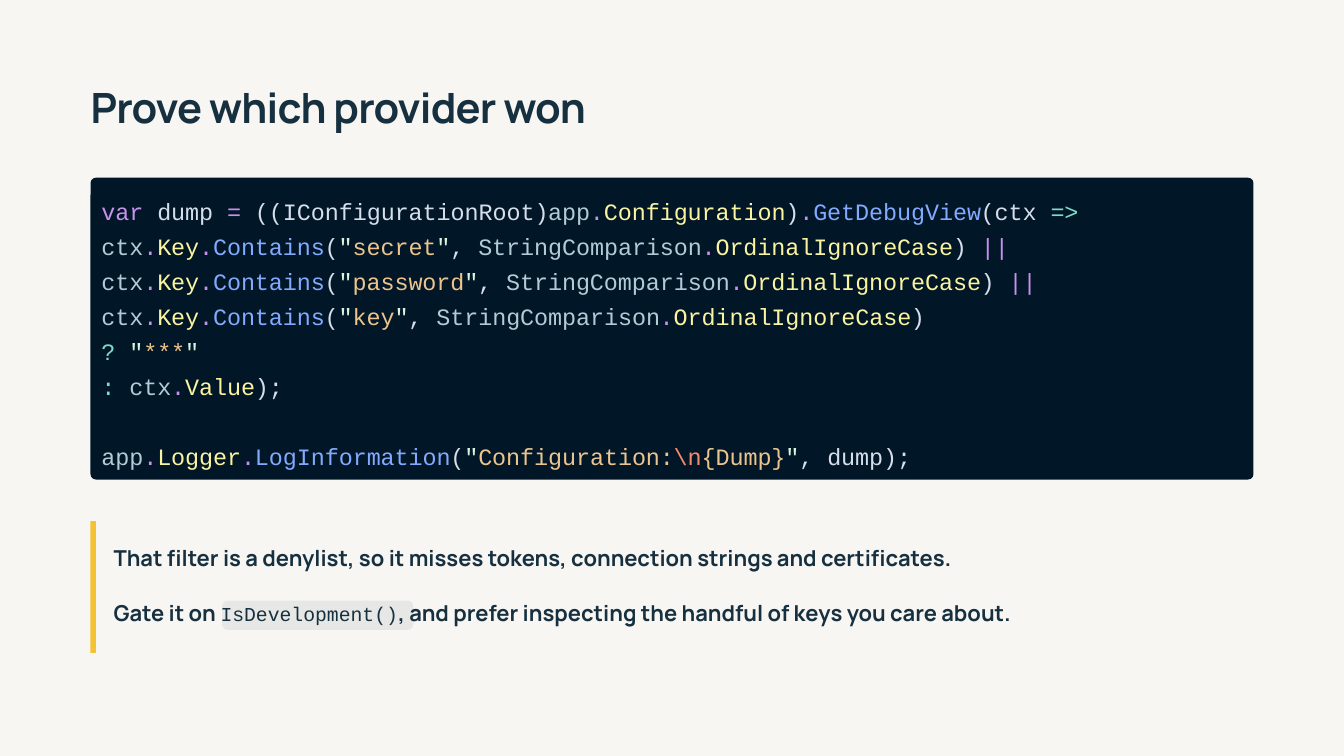
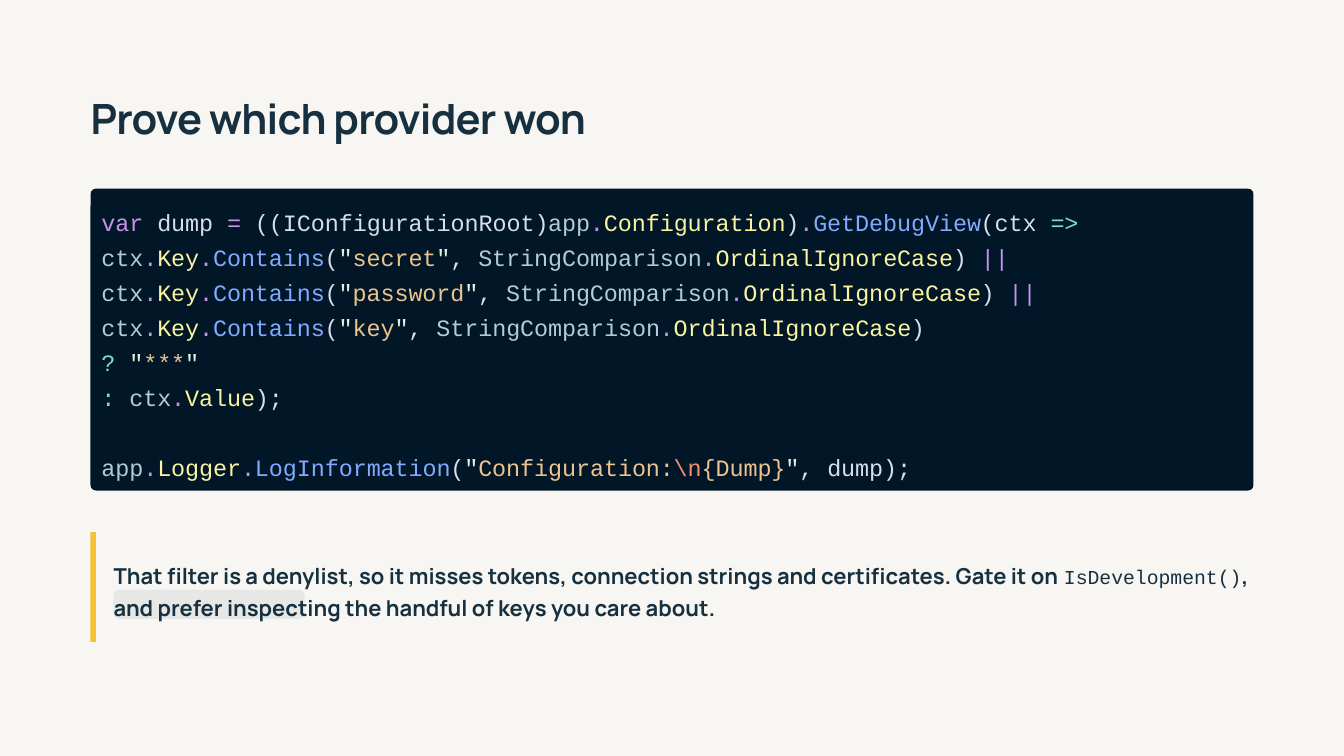
Before and after one commit to 1kevgriff/modern-dotnet-configuration, a slide deck: slide 27 of slides/modern-dotnet-configuration.pptx. Drawn at 1344x756 pixels with LibreOffice and Linux fonts; fonts in the diff are those of the drawing. Boxes give left, top, right and bottom in pixels: in the first picture for what was removed or moved away, otherwise in the second. Text is boxed around its words. In the diff, an @@ line names an element or a change of style, - is before the commit and + after.

```diff
--- a/slides/modern-dotnet-configuration.pptx
+++ b/slides/modern-dotnet-configuration.pptx
@@ 2 texts, 1 rounded rectangle: place and size @@
-2 texts, 1 rounded rectangle at [91, 92, 1253, 479]
+2 texts, 1 rounded rectangle at [91, 103, 1253, 490]
@@ rectangle: place and size @@
-rectangle at [91, 521, 96, 653]
+rectangle at [91, 532, 96, 641]
@@ text at [114, 568, 1242, 622]: text changed @@
-Gate it on IsDevelopment(), and prefer inspecting the handful of keys you care about.
+That filter is a denylist, so it misses tokens, connection strings and certificates. Gate it on IsDevelopment(), and prefer inspecting the handful of keys you care about.
@@ text removed at [114, 550, 951, 572] @@
-That filter is a denylist, so it misses tokens, connection strings and certificates.
@@ rounded rectangle: place and size @@
-rounded rectangle at [222, 600, 413, 629]
+rounded rectangle at [113, 590, 304, 619]
```
Also in this commit, not shown: 10 other slides changed, 3 slides added, 7 slides removed, 3 other files.
